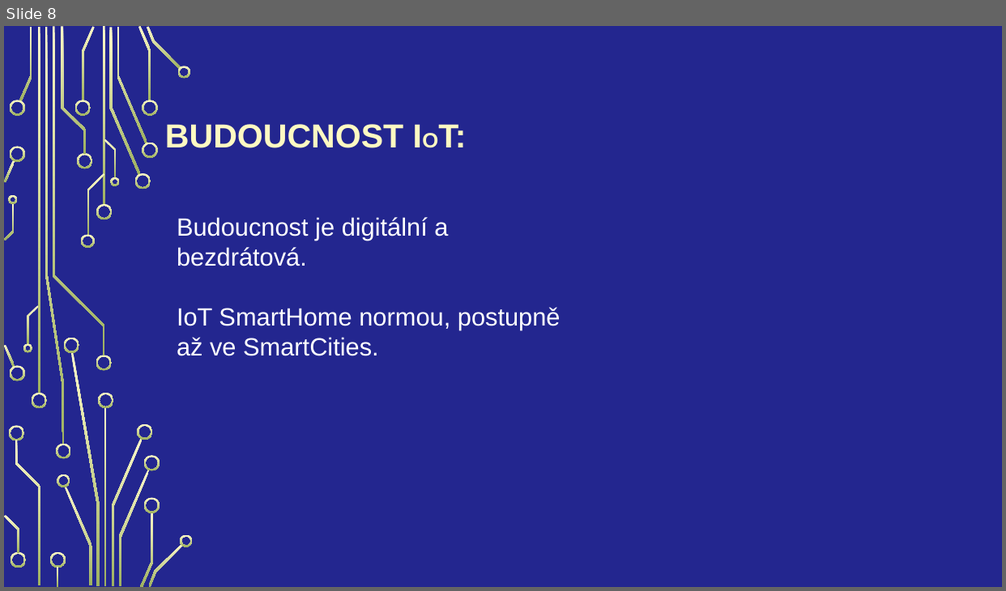
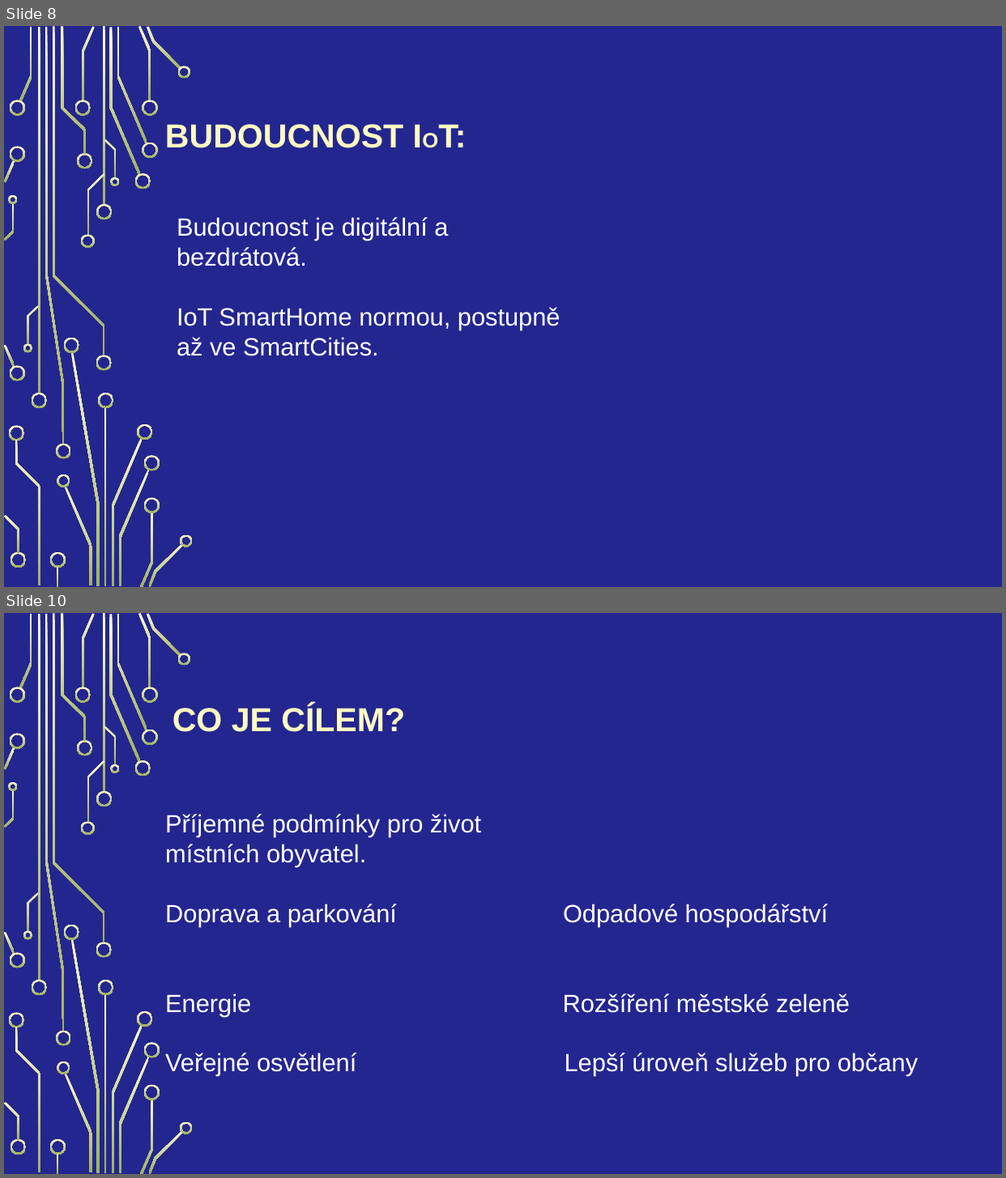
Before and after one commit to Vojta2809/Internet-v-c-a-chytr-m-sta, a slide deck: langsadl.pptx. Shown one above the other, each under a label of ours: slide 8 before the commit, slides 8 and 10 after it; the slides between them are not shown. The pictures are 1006x591 and 1006x1178 pixels, drawn with LibreOffice and Linux fonts; fonts in the diff are those of the drawing; background and template pictures are left out. Boxes give left, top, right and bottom in pixels: in the first picture for what was removed or moved away, otherwise in the second. Text is boxed around its words. In the diff, an @@ line names an element or a change of style, - is before the commit and + after.

```diff
--- a/langsadl.pptx
+++ b/langsadl.pptx
@@ slide 10 added at box(4, 613, 1002, 1174), background picture (left out); not listed: 54 template elements that a slide beside it also shows @@
@@ title added at box(172, 705, 405, 732), 32 pt, text #FEFAC2, bold @@
+CO JE CÍLEM?
@@ text added at box(165, 814, 918, 1076), 24 pt, text #FFFFFF @@
+Příjemné podmínky pro život
+místních obyvatel.
+Doprava a parkování Odpadové hospodářství
+Energie Rozšíření městské zeleně
+Veřejné osvětlení Lepší úroveň služeb pro občany
```
Also in this commit, not shown: 2 slides changed, 5 other slides added.
